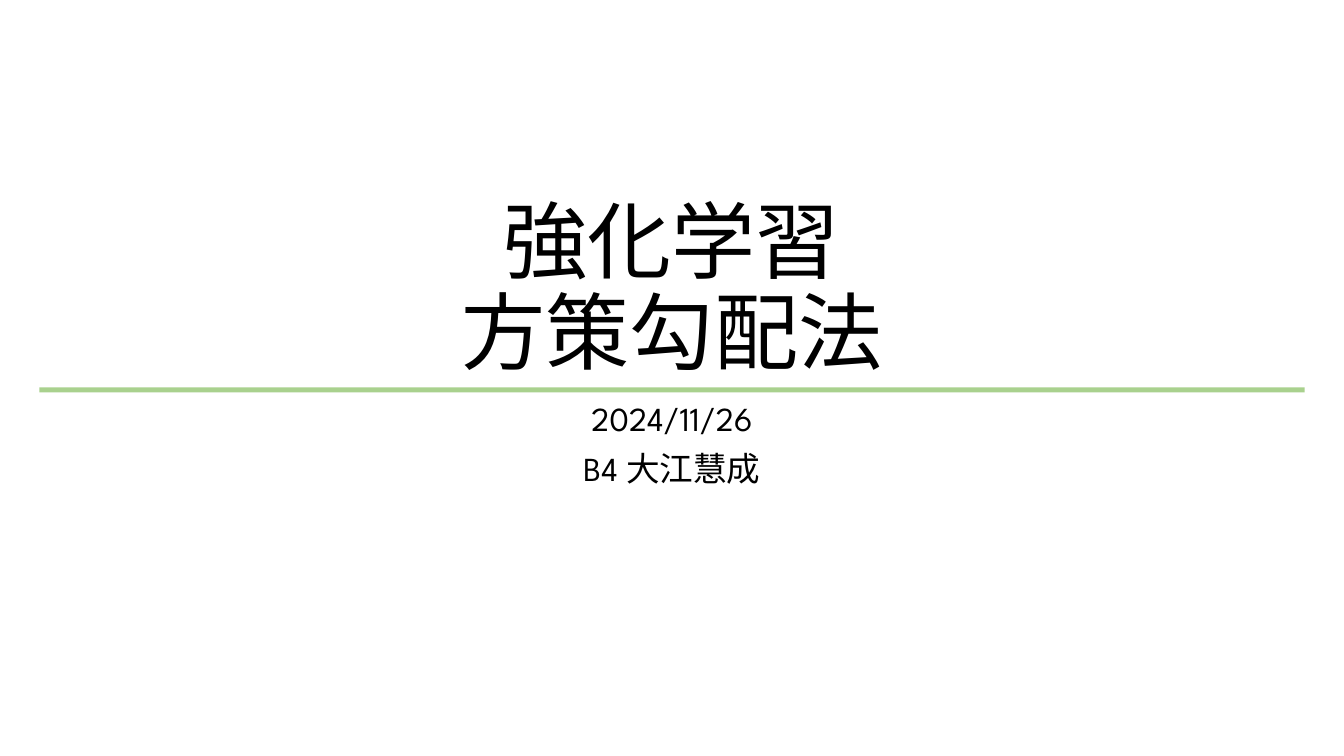
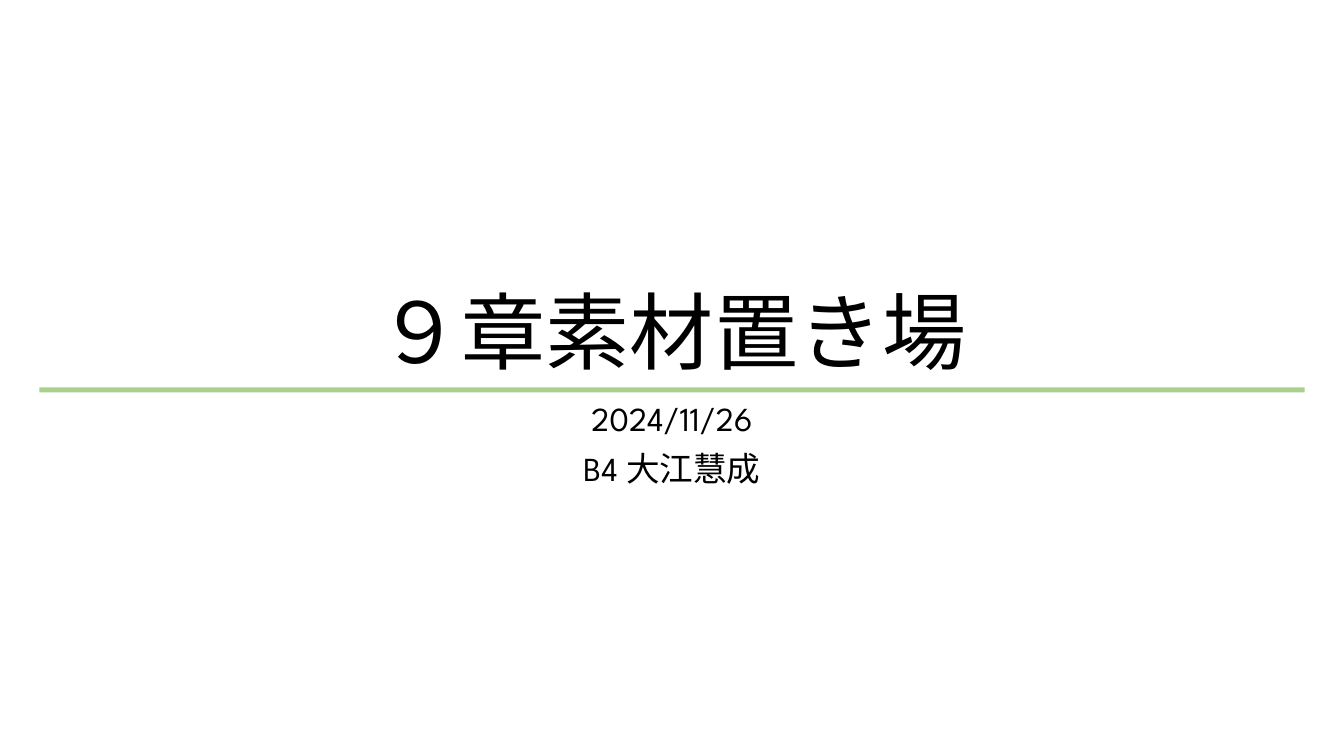
Before and after one commit to meitoma/seminar_2024, a slide deck: slide 1 of 11:26.pptx. Drawn at 1344x756 pixels with LibreOffice and Linux fonts; fonts in the diff are those of the drawing. Boxes give left, top, right and bottom in pixels: in the first picture for what was removed or moved away, otherwise in the second. Text is boxed around its words. In the diff, an @@ line names an element or a change of style, - is before the commit and + after.

```diff
--- a/11:26.pptx
+++ b/11:26.pptx
@@ title at (x1=378, y1=292, x2=966, y2=370): text changed @@
-強化学習
-方策勾配法
+９章素材置き場
```
Also in this commit, not shown: 19 slides added, 1 slide removed.
